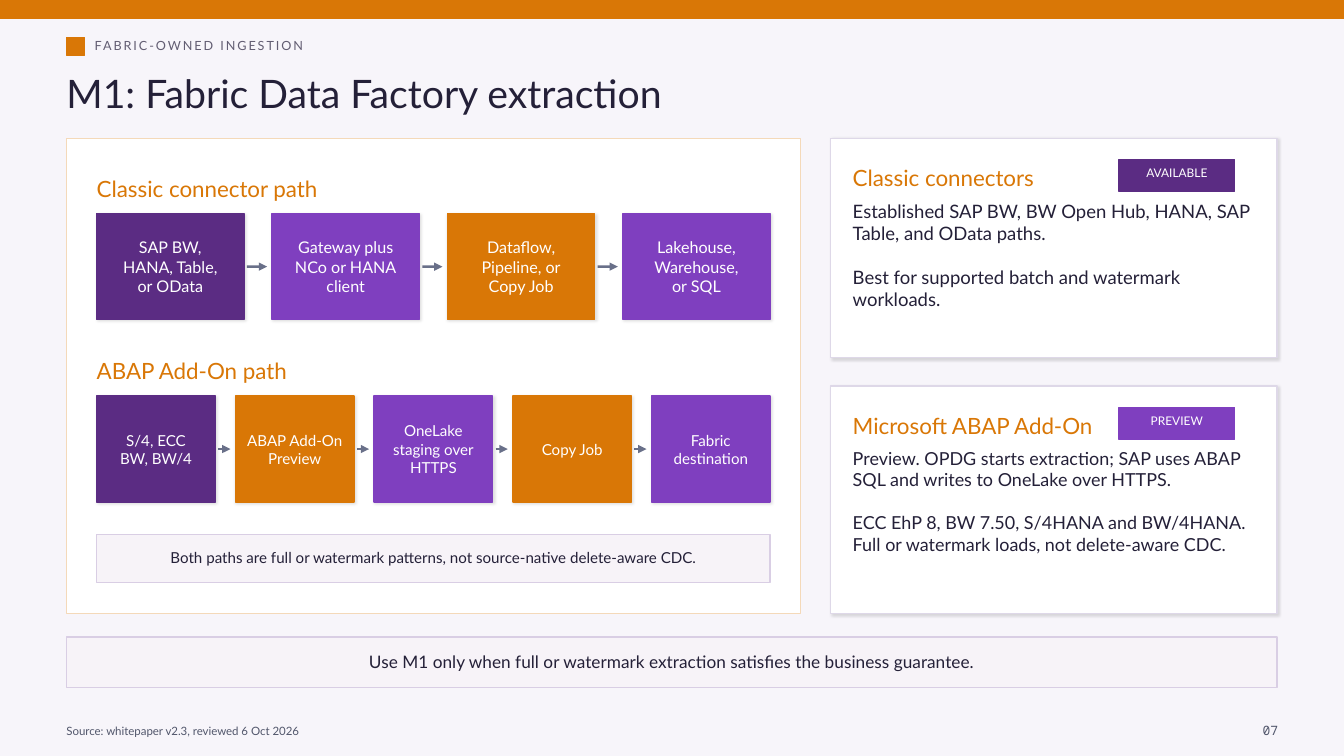
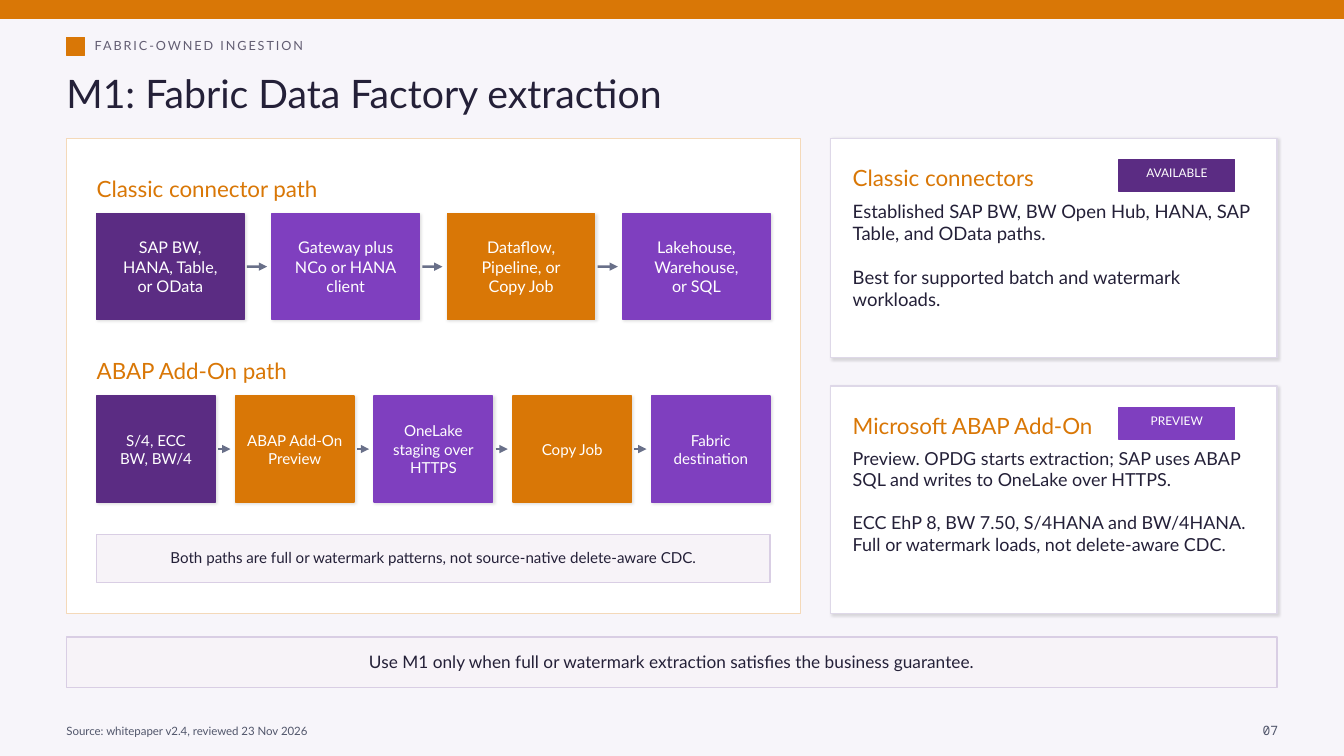
Before and after one commit to fredgis/fabric-foundry-kb, a slide deck: slide 7 of prez/SAP_to_Microsoft_Fabric_Connectivity_Presentation.pptx. Drawn at 1344x756 pixels with LibreOffice and Linux fonts; fonts in the diff are those of the drawing. Boxes give left, top, right and bottom in pixels: in the first picture for what was removed or moved away, otherwise in the second. Text is boxed around its words. In the diff, an @@ line names an element or a change of style, - is before the commit and + after.

```diff
--- a/prez/SAP_to_Microsoft_Fabric_Connectivity_Presentation.pptx
+++ b/prez/SAP_to_Microsoft_Fabric_Connectivity_Presentation.pptx
@@ text at [66,726,308,737]: text changed @@
-Source: whitepaper v2.3, reviewed 6 Oct 2026
+Source: whitepaper v2.4, reviewed 23 Nov 2026
```
Also in this commit, not shown: 19 other slides changed, 3 other files.
